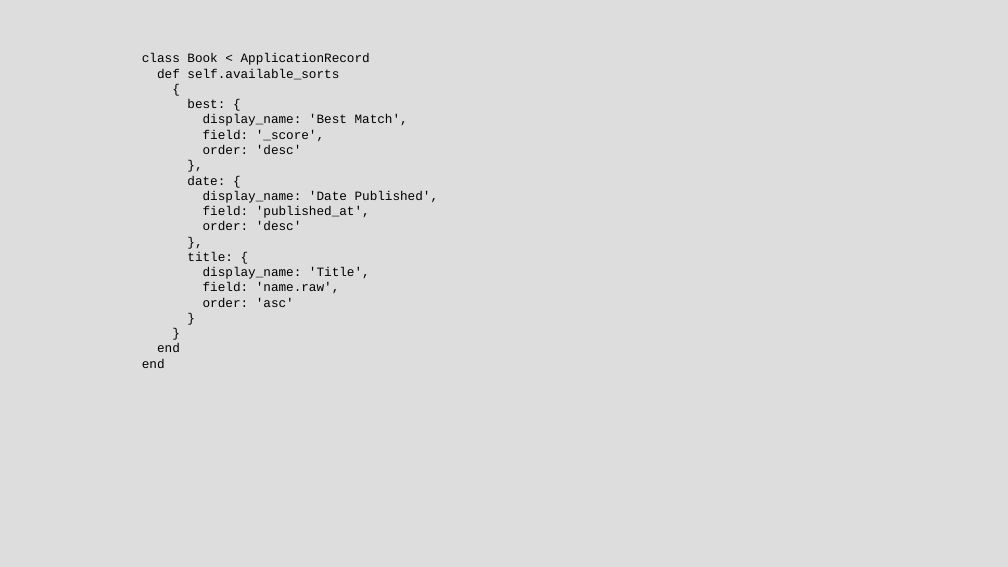
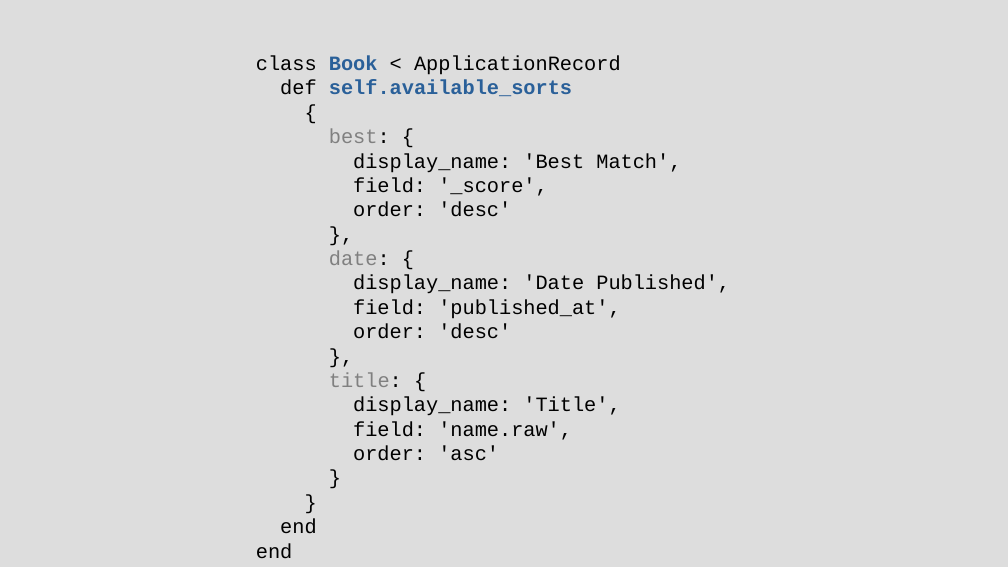
Before and after one commit to chriscressman/architecting-a-search-feature, a slide deck: slide 100 of presentation.odp (slide 98 before the commit). Drawn at 1008x567 pixels with LibreOffice and Linux fonts; fonts in the diff are those of the drawing. Boxes give left, top, right and bottom in pixels: in the first picture for what was removed or moved away, otherwise in the second. Text is boxed around its words. In the diff, an @@ line names an element or a change of style, - is before the commit and + after.

```diff
--- a/presentation.odp
+++ b/presentation.odp
@@ text "class Book < ApplicationRecord": place and size @@
-text "class Book < ApplicationRecord" at (142, 53, 439, 368)
+text "class Book < ApplicationRecord" at (256, 56, 730, 534)
@@ text "class Book < ApplicationRecord" at (256, 56, 730, 534): size 10 to 16 pt; text colour #000000 to #2A6099, bold on in "Book", "self.available_sorts"; text colour #000000 to #808080 in "best:", "date:", "title:" @@
```
Also in this commit, not shown: 21 other slides changed, 6 slides added, 4 slides removed.
